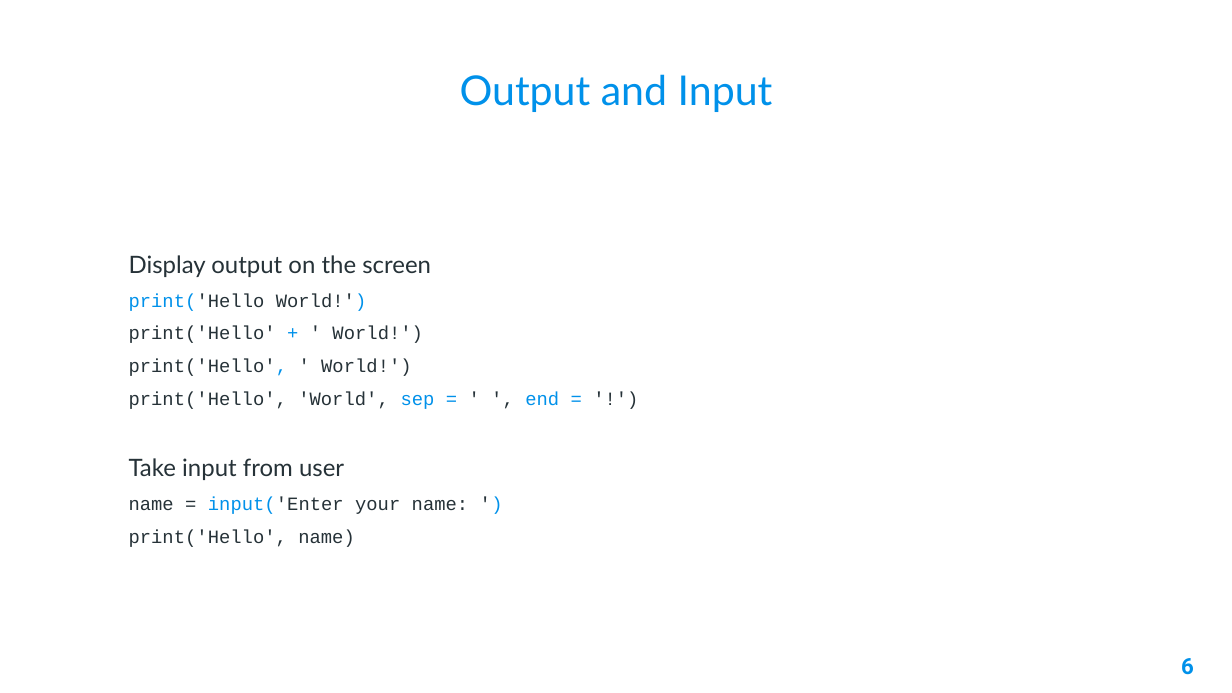
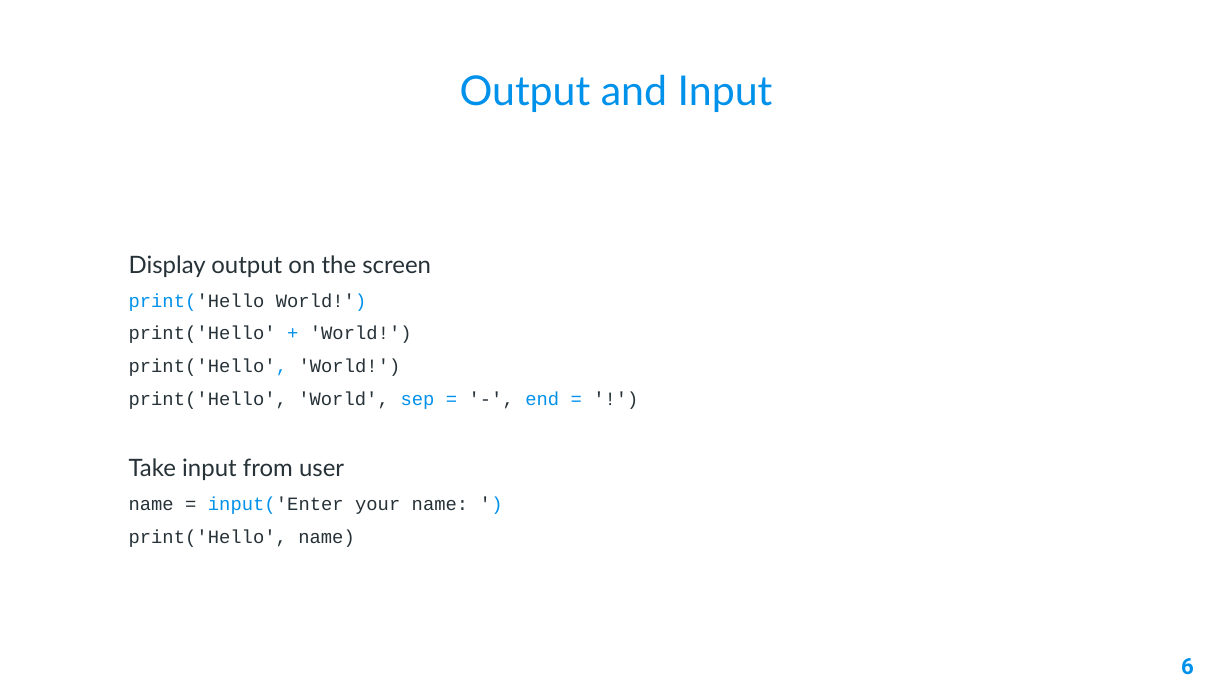
Before and after one commit to AleeRezaa/learn-python, a slide deck: slide 6 of 1 Python Basics.pptx. Drawn at 1232x693 pixels with LibreOffice and Linux fonts; fonts in the diff are those of the drawing; background and template pictures are left out. Boxes give left, top, right and bottom in pixels: in the first picture for what was removed or moved away, otherwise in the second. Text is boxed around its words. In the diff, an @@ line names an element or a change of style, - is before the commit and + after.

```diff
--- a/1 Python Basics.pptx
+++ b/1 Python Basics.pptx
@@ text at [129, 326, 559, 409]: text changed @@
-print('Hello' + ' World!')
-print('Hello', ' World!')
-print('Hello', 'World', sep = ' ', end = '!')
+print('Hello' + 'World!')
+print('Hello', 'World!')
+print('Hello', 'World', sep = '-', end = '!')
```
Also in this commit, not shown: 5 other slides changed, 1 slide removed, 1 other file.
